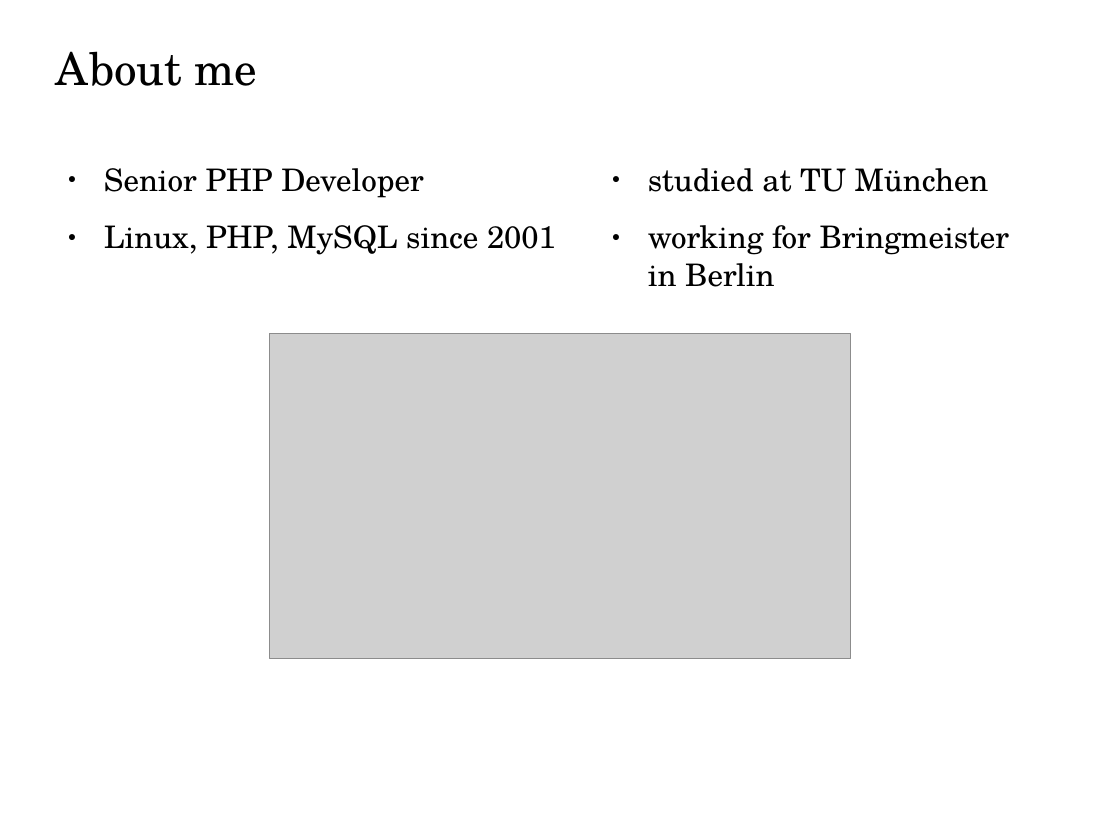
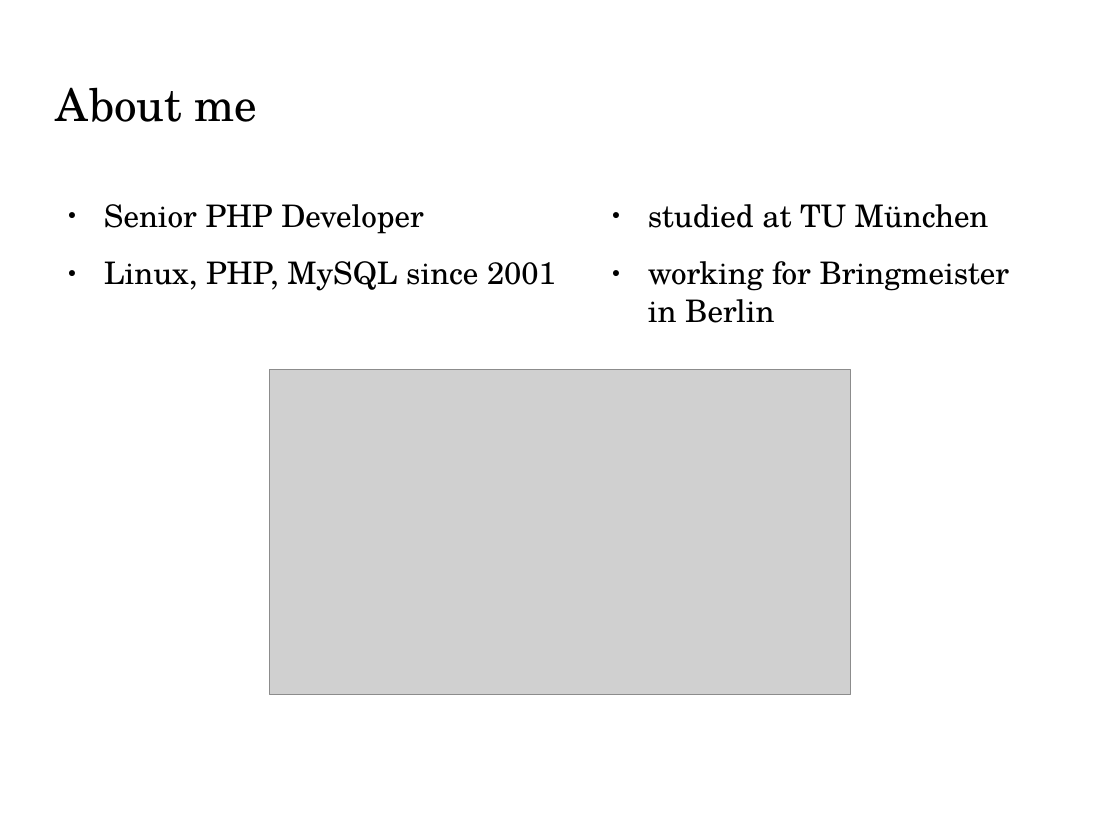
Before and after one commit to thbley/ide_in_docker, a slide deck: slide 2 of Ide_in_docker_phpug_darmstadt_2021_ThomasBley.odp. Drawn at 1120x840 pixels with LibreOffice and Linux fonts; fonts in the diff are those of the drawing; grey boxes stand for pictures; background and template pictures are left out. Boxes give left, top, right and bottom in pixels: in the first picture for what was removed or moved away, otherwise in the second. Text is boxed around its words. In the diff, an @@ line names an element or a change of style, - is before the commit and + after.

```diff
--- a/Ide_in_docker_phpug_darmstadt_2021_ThomasBley.odp
+++ b/Ide_in_docker_phpug_darmstadt_2021_ThomasBley.odp
@@ 2 texts, 1 picture, 1 title: place and size @@
-2 texts, 1 picture, 1 title at [56,51,1010,659]
+2 texts, 1 picture, 1 title at [56,87,1010,694]
```
Also in this commit, not shown: 1 other slide changed, 1 other file.
